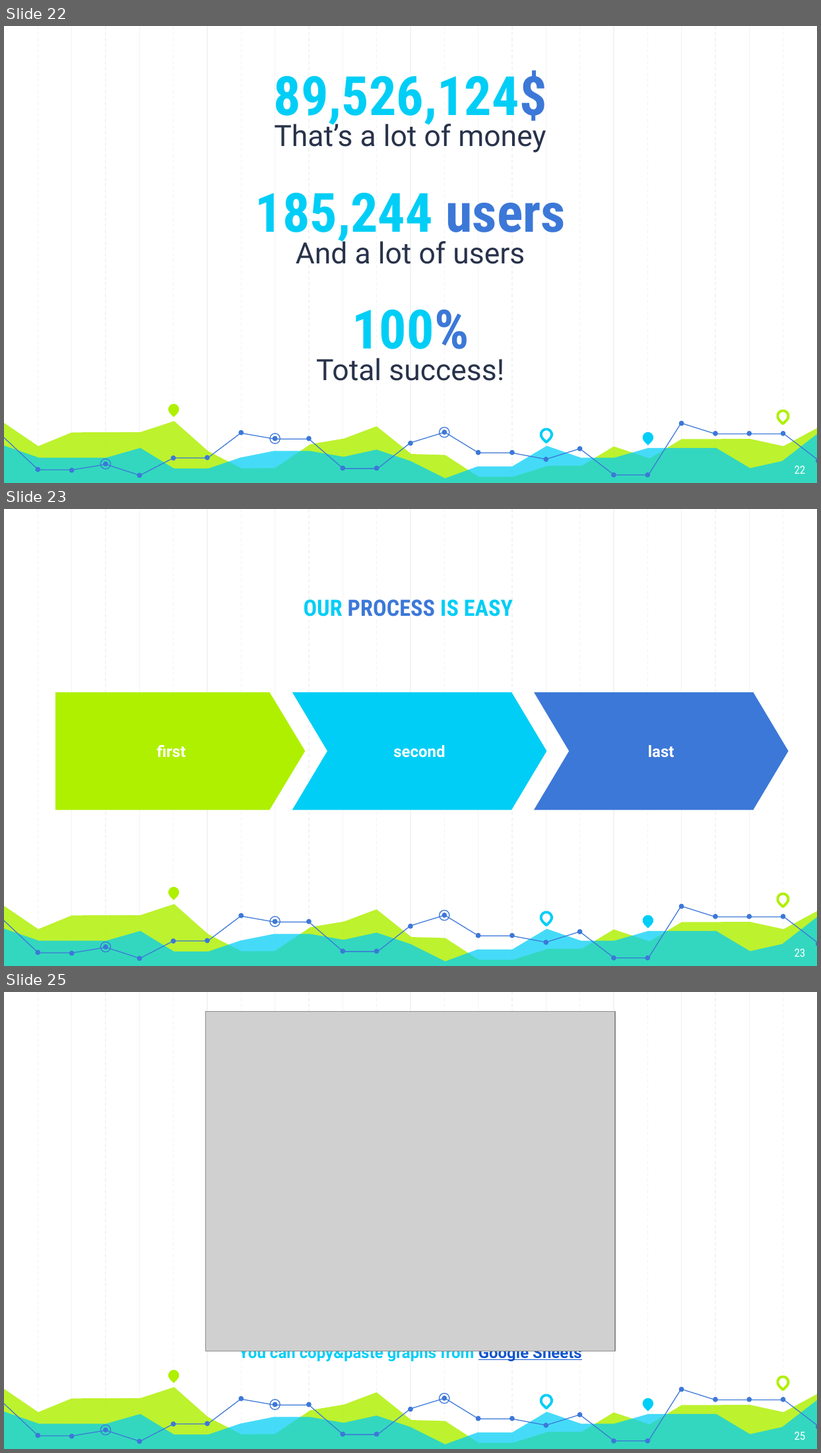
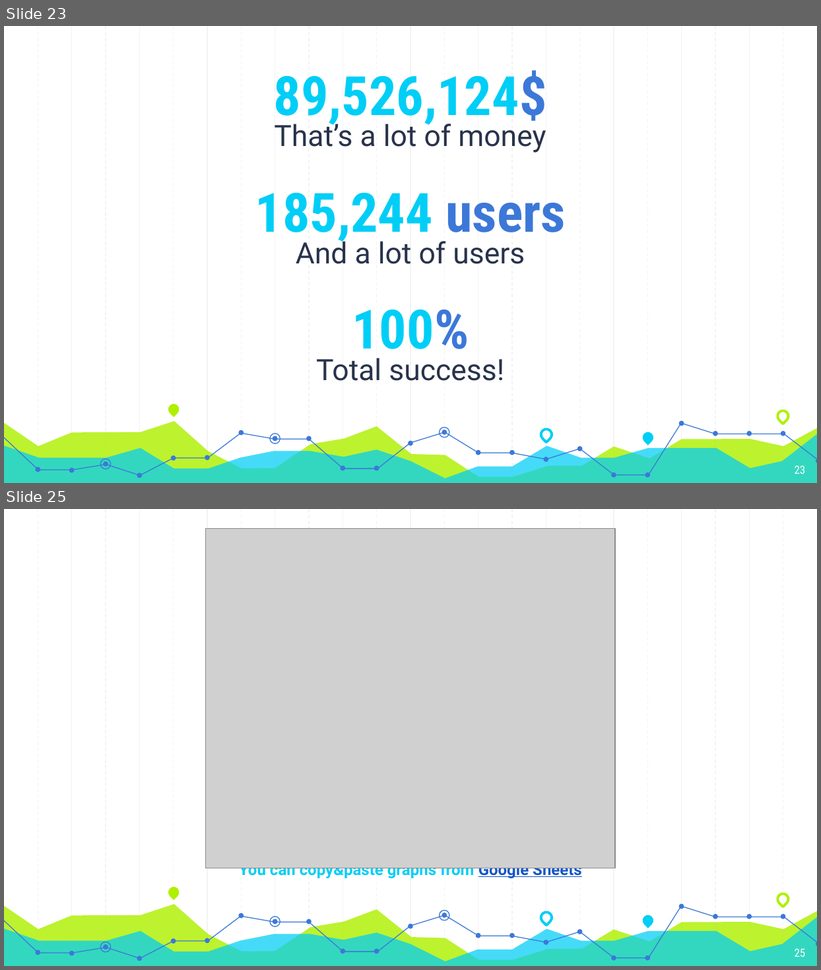
Before and after one commit to Andyayk/app, a slide deck: Graph Based Search.pptx. Shown one above the other, each under a label of ours: slides 22, 23 and 25 before the commit, slides 23 and 25 after it; the slides between them are not shown. The pictures are 821x1453 and 821x970 pixels, drawn with LibreOffice and Linux fonts; fonts in the diff are those of the drawing; grey boxes stand for pictures. Boxes give left, top, right and bottom in pixels: in the first picture for what was removed or moved away, otherwise in the second. Text is boxed around its words. In the diff, an @@ line names an element or a change of style, - is before the commit and + after.

```diff
--- a/Graph Based Search.pptx
+++ b/Graph Based Search.pptx
@@ slide 23 removed at [4, 509, 817, 966], background #FFFFFF; not listed: 59 template elements that a slide beside it also shows @@
@@ title removed at [304, 599, 513, 617] @@
-OUR PROCESS IS EASY
@@ pentagon arrow removed at [55, 692, 305, 810] @@
-first
@@ chevron removed at [292, 692, 547, 810] @@
-second
@@ chevron removed at [534, 692, 789, 810] @@
-last
@@ page number removed at [795, 949, 806, 957] @@
-23
@@ what was slide 22 is now slide 23 @@
@@ page number at [795, 466, 806, 474]: text changed @@
-22
+23
```
Also in this commit, not shown: 2 slides changed, 2 slides added, 1 other slide removed.
